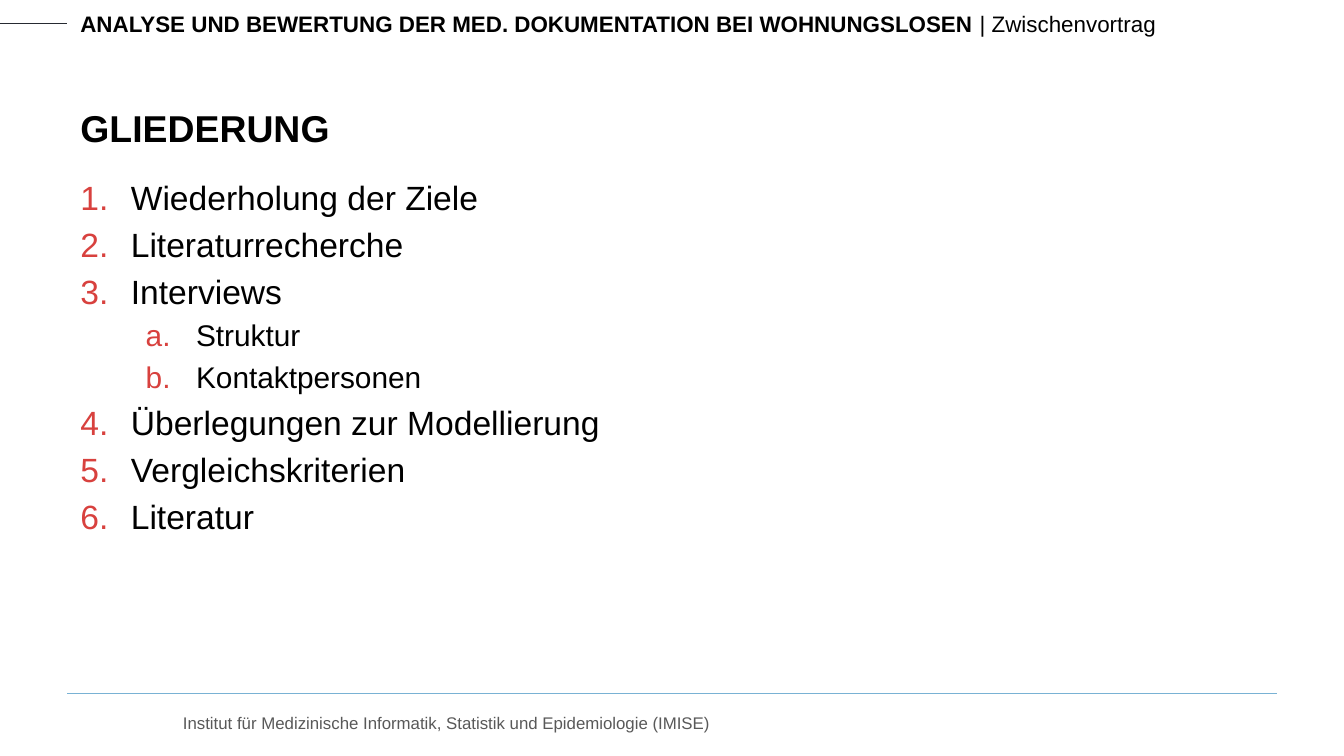
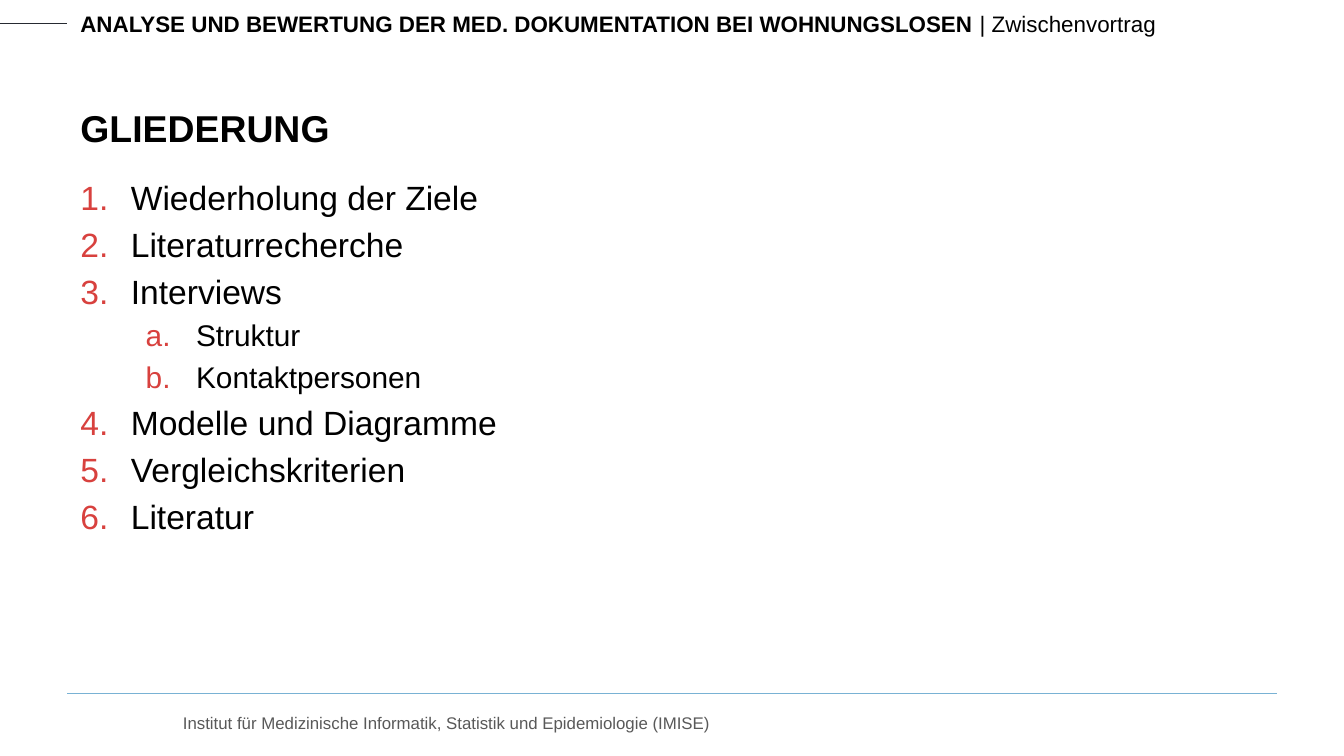
Before and after one commit to RoKuen/masterthesis, a slide deck: slide 2 of Presentations/2_presentation.pptx. Drawn at 1344x756 pixels with LibreOffice and Linux fonts; fonts in the diff are those of the drawing; background and template pictures are left out. Boxes give left, top, right and bottom in pixels: in the first picture for what was removed or moved away, otherwise in the second. Text is boxed around its words. In the diff, an @@ line names an element or a change of style, - is before the commit and + after.

```diff
--- a/Presentations/2_presentation.pptx
+++ b/Presentations/2_presentation.pptx
@@ text at <box>131,410,497,441</box>: text changed @@
-4. Überlegungen zur Modellierung
+4. Modelle und Diagramme
```
Also in this commit, not shown: 6 other slides changed, 1 slide added.
